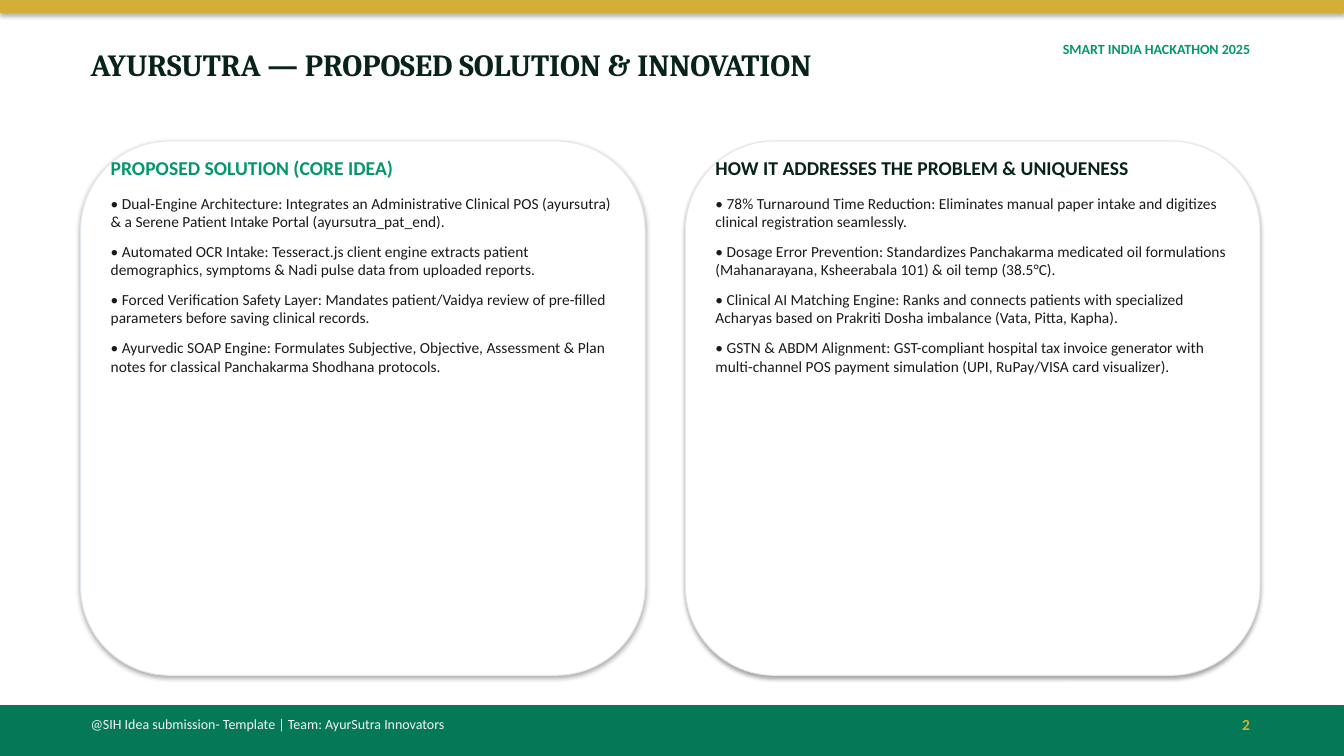
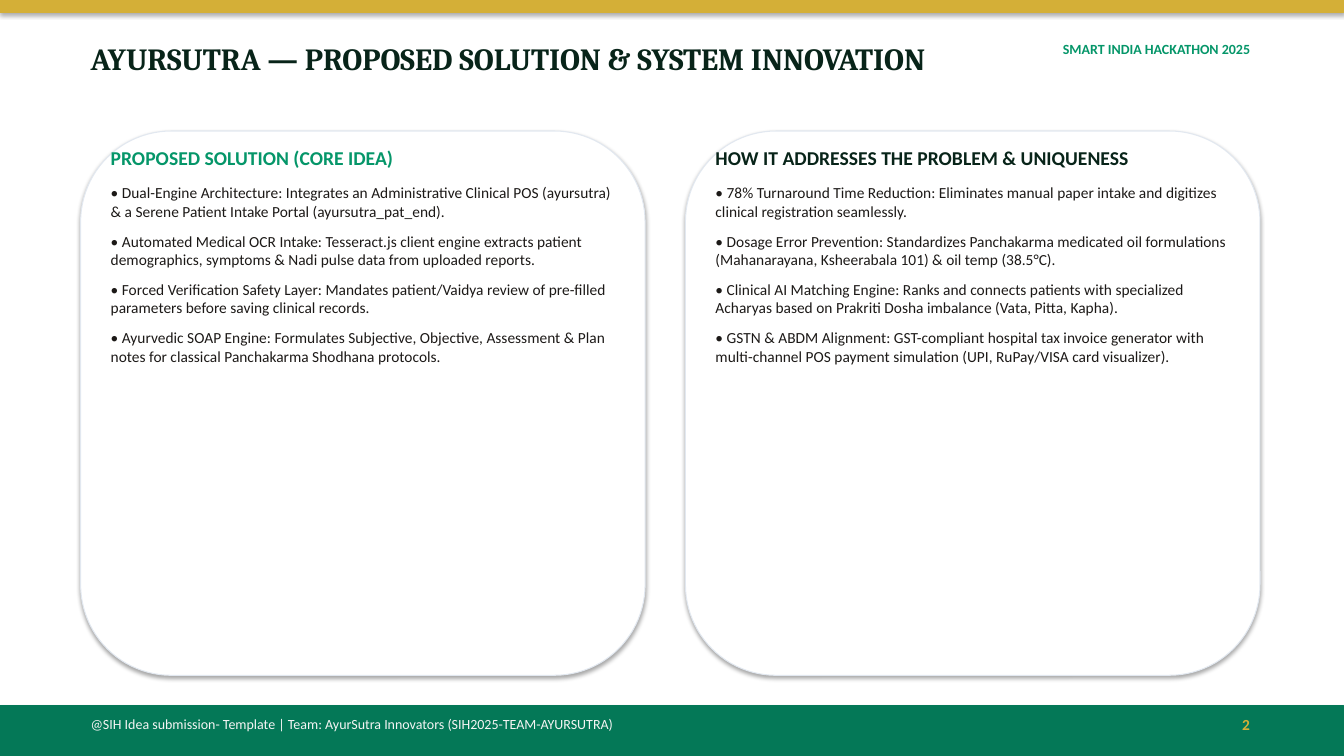
Before and after one commit to 2025ucp1468-Mayank/SIH_PROJECT, a slide deck: slide 2 of SIH_ppt.ppt. Drawn at 1344x756 pixels with LibreOffice and Linux fonts; fonts in the diff are those of the drawing. Boxes give left, top, right and bottom in pixels: in the first picture for what was removed or moved away, otherwise in the second. Text is boxed around its words. In the diff, an @@ line names an element or a change of style, - is before the commit and + after.

Commit message:
Update SIH_ppt.ppt with visual architecture diagram blocks, directional connectors, verified team IDs, and GitHub repository URL

```diff
--- a/SIH_ppt.ppt
+++ b/SIH_ppt.ppt
@@ text at [91, 49, 925, 71]: text changed @@
-AYURSUTRA — PROPOSED SOLUTION & INNOVATION
+AYURSUTRA — PROPOSED SOLUTION & SYSTEM INNOVATION
@@ rounded rectangle: place and size @@
-rounded rectangle at [81, 141, 645, 676]
+rounded rectangle at [81, 131, 645, 676]
@@ text "PROPOSED SOLUTION (CORE IDEA)": place and size @@
-text "PROPOSED SOLUTION (CORE IDEA)" at [111, 160, 610, 375]
+text "PROPOSED SOLUTION (CORE IDEA)" at [111, 150, 610, 365]
@@ rounded rectangle: place and size @@
-rounded rectangle at [686, 141, 1260, 676]
+rounded rectangle at [686, 131, 1260, 676]
@@ text "HOW IT ADDRESSES THE PROBLEM ...": place and size @@
-text "HOW IT ADDRESSES THE PROBLEM ..." at [715, 162, 1226, 375]
+text "HOW IT ADDRESSES THE PROBLEM ..." at [715, 152, 1226, 365]
@@ text at [111, 236, 582, 268]: text changed @@
-• Automated OCR Intake: Tesseract.js client engine extracts patient demographics, symptoms & Nadi pulse data from uploaded reports.
+• Automated Medical OCR Intake: Tesseract.js client engine extracts patient demographics, symptoms & Nadi pulse data from uploaded reports.
@@ text at [91, 719, 613, 732]: text changed @@
-@SIH Idea submission- Template | Team: AyurSutra Innovators
+@SIH Idea submission- Template | Team: AyurSutra Innovators (SIH2025-TEAM-AYURSUTRA)
```
Also in this commit, not shown: 4 other slides changed, 1 slide added, 1 slide removed.
